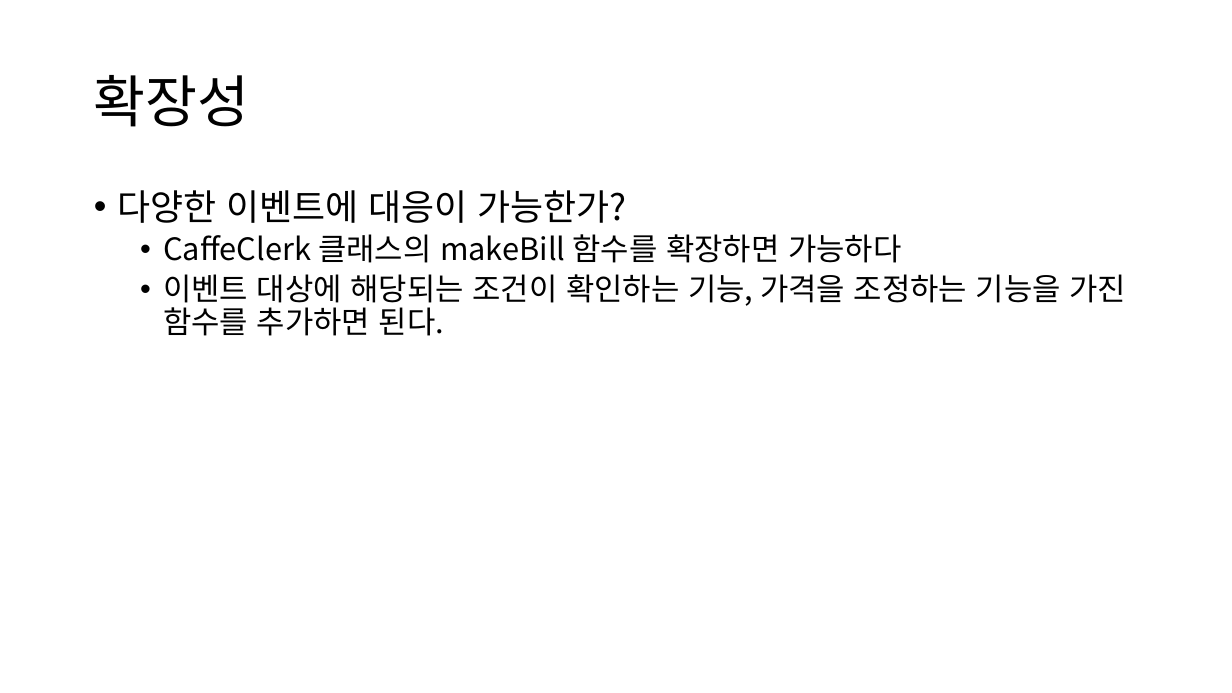
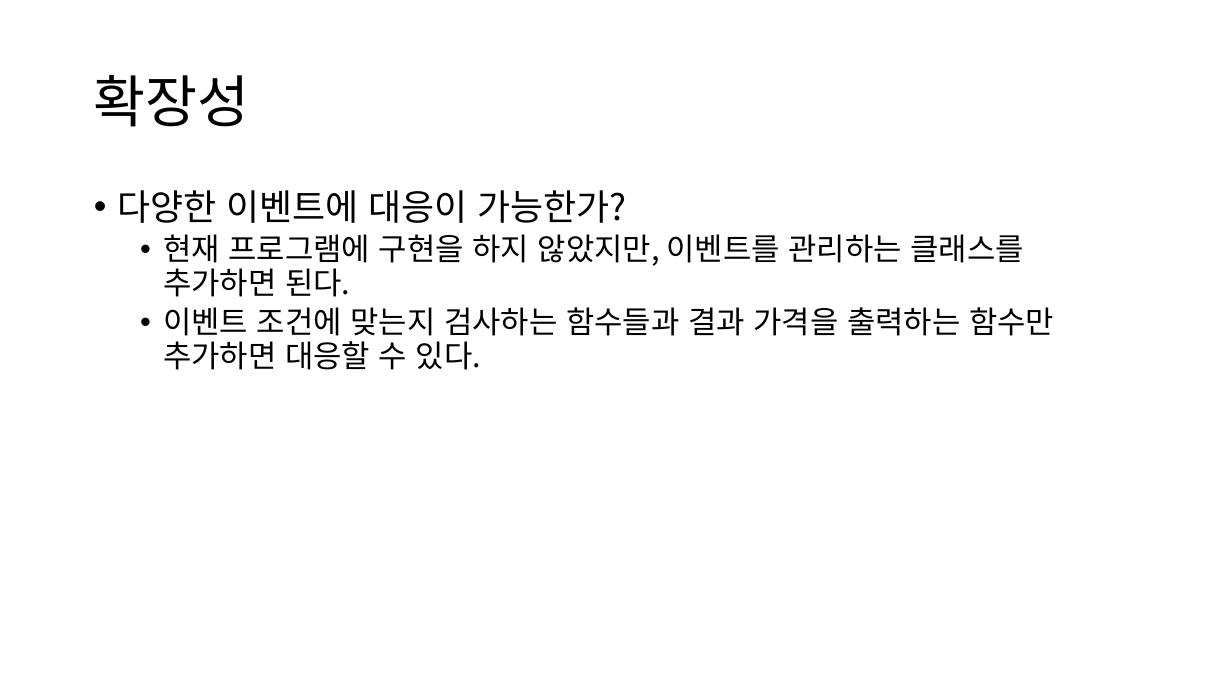
Before and after one commit to ChangminYi/OOP_TeamProject, a slide deck: slide 15 of Presentation/OOP_Pres.pptx. Drawn at 1232x693 pixels with LibreOffice and Linux fonts; fonts in the diff are those of the drawing. Boxes give left, top, right and bottom in pixels: in the first picture for what was removed or moved away, otherwise in the second. Text is boxed around its words. In the diff, an @@ line names an element or a change of style, - is before the commit and + after.

Commit message:
ppt modified

```diff
--- a/Presentation/OOP_Pres.pptx
+++ b/Presentation/OOP_Pres.pptx
@@ text at (163, 234, 1054, 370): text changed @@
-  • CaffeClerk 클래스의 makeBill 함수를 확장하면 가능하다
-  • 이벤트 대상에 해당되는 조건이 확인하는 기능, 가격을 조정하는 기능을 가진 함수를 추가하면 된다.
+  • 현재 프로그램에 구현을 하지 않았지만, 이벤트를 관리하는 클래스를 추가하면 된다.
+  • 이벤트 조건에 맞는지 검사하는 함수들과 결과 가격을 출력하는 함수만 추가하면 대응할 수 있다.
```
